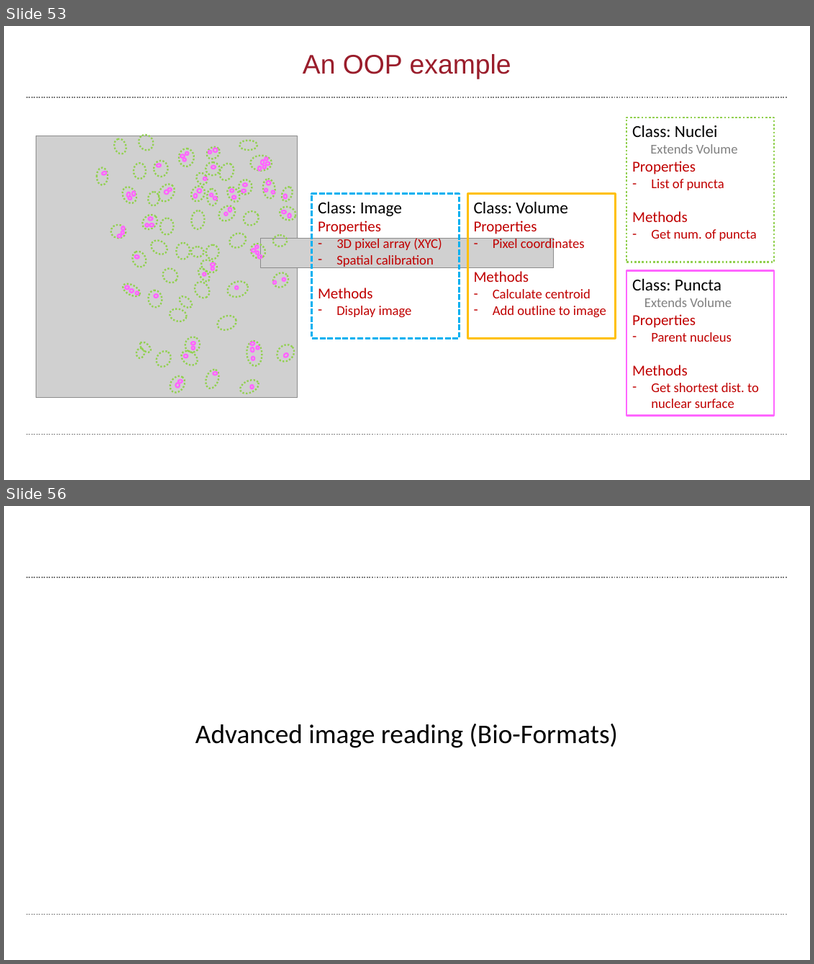
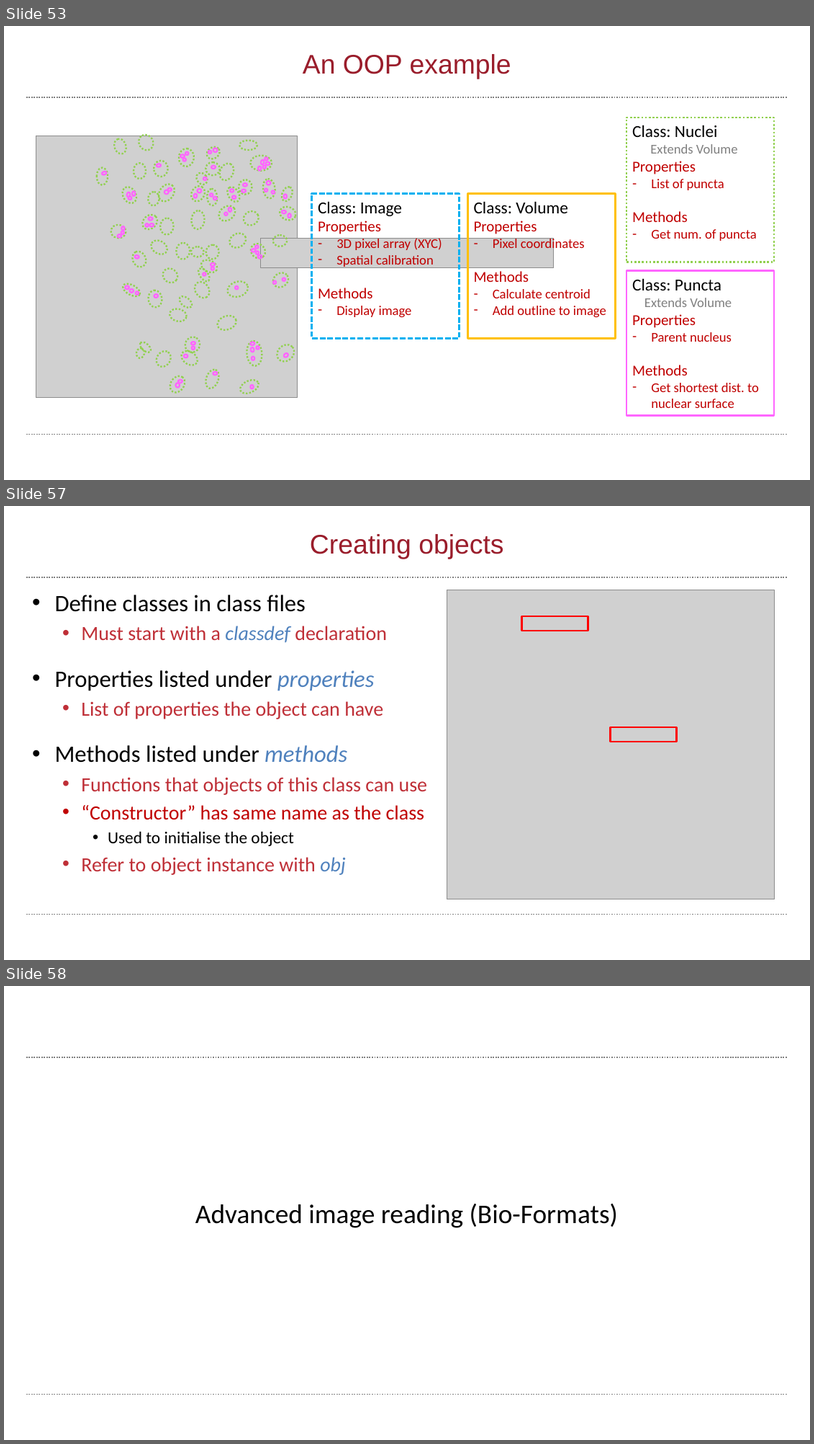
Before and after one commit to wbif-bristol/MATLAB-course, a slide deck: Session 3 - Advanced data structures/MATLAB Session 3.pptx. Shown one above the other, each under a label of ours: slides 53 and 56 before the commit, slides 53, 57 and 58 after it; the slides between them are not shown. The pictures are 814x964 and 814x1444 pixels, drawn with LibreOffice and Linux fonts; fonts in the diff are those of the drawing; grey boxes stand for pictures; background and template pictures are left out. Boxes give left, top, right and bottom in pixels: in the first picture for what was removed or moved away, otherwise in the second. Text is boxed around its words. In the diff, an @@ line names an element or a change of style, - is before the commit and + after.

```diff
--- a/Session 3 - Advanced data structures/MATLAB Session 3.pptx
+++ b/Session 3 - Advanced data structures/MATLAB Session 3.pptx
@@ slide 57 added at [4, 506, 810, 960], background #FFFFFF; not listed: 2 template elements that a slide beside it also shows @@
@@ title added at [310, 534, 504, 559], 32 pt, text #9A1D2B @@
+Creating objects
@@ picture added at [447, 590, 774, 898] @@
@@ text added at [55, 595, 428, 875], 24 pt, text #BF2F37 @@
+• Define classes in class files
+  • Must start with a classdef declaration
+• Properties listed under properties
+  • List of properties the object can have
+• Methods listed under methods
+  • Functions that objects of this class can use
+  • “Constructor” has same name as the class
+    • Used to initialise the object
+  • Refer to object instance with obj
@@ rectangle added at [522, 617, 589, 631], outline #FF0000 2 pt @@
@@ rectangle added at [611, 728, 677, 742], outline #FF0000 2 pt @@
@@ what was slide 56 is now slide 58 @@
```
Also in this commit, not shown: 3 other slides added, 2 slides removed, 1 other file.
